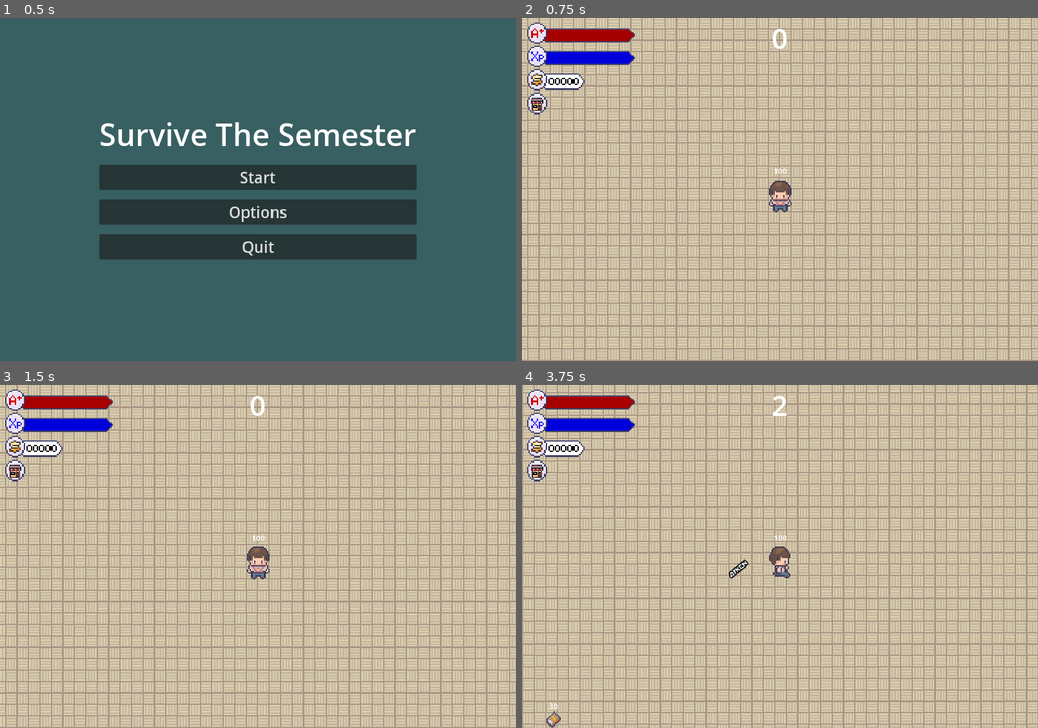
Above: before the commit, frames 1-4 (two rows, left to right).
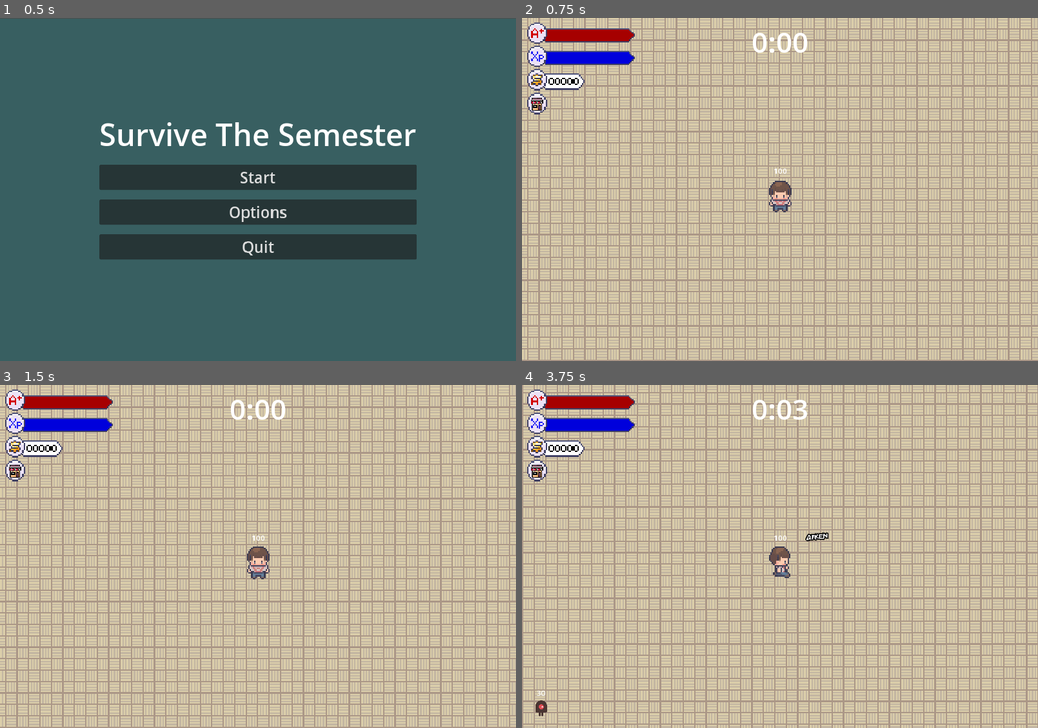
Above: after the commit, the same moments.

Repository: LimZiJia/SurviveTheSemester
Game: Godot game, scene res://gui/start_screen.tscn
Two runs of this game, one before a commit and one after it. Both use one fixed random seed, a clock stepped at 60 frames per second and the inputs below.
Inputs (mouse positions are in pixels of both pictures, inside the frame that each line leads up to):
- Up to frame 1 (0.5 s): no input
- Up to frame 2 (0.75 s): click "Start" at 0.5 s
- Up to frame 3 (1.5 s): click (15, 470) at 1.25 s
- Up to frame 4 (3.75 s): tap Enter at 2 s; move the mouse to (893, 539) at 2.02 s; hold D (move_right) 2.03-2.78 s; tap Space (attack) at 2.1, 2.85, 3.6 s; move the mouse to (676, 573) at 2.77 s; hold S (move_down) 2.78-3.53 s; move the mouse to (831, 481) at 3.52 s; hold D (move_right) from 3.53 s (still down)

Frame 1 is identical in both runs. In frame 2, 0.3% of the frame differs, in the area x 44-56%, y 3-11%; in frame 3, 0.3%; in frame 4, 0.7%, in the area x 2-60%, y 3-100%.

Commit message:
Decoupled timer and wave manager
1) Abstracted the timer into a new scene of its own.
2) Improved wave manager such that the main game is not doing any useless function calling.
3) Separated the ui for timer into its own scene from the HUD

Diff:
--- a/controllers/wave_controller.tscn
+++ /dev/null
@@ -1,11 +0,0 @@
-[gd_scene load_steps=2 format=3 uid="uid://bcwsdtfx72kd0"]
-
-[ext_resource type="Script" path="res://controllers/wave_controller.gd" id="1_r34js"]
-
-[node name="WaveController" type="Node2D"]
-script = ExtResource("1_r34js")
-
-[node name="WaveTimer" type="Timer" parent="."]
-one_shot = true
-
-[connection signal="timeout" from="WaveTimer" to="." method="start_wave"]
--- a/gui/hud.gd
+++ b/gui/hud.gd
@@ -1,20 +1,9 @@
 extends CanvasLayer
-
-signal start_game
-
-var score:int = 0:
-	set = set_score
 
 @onready var blood = $Blood
 @onready var statuses = $Statuses
-@onready var score_label = $ScoreLabel
 
 
 func update_health(frac_cur_health: float) -> void:
 	blood.update_health(frac_cur_health)
 	statuses.update_health(frac_cur_health)
-
-
-func set_score(value: int) -> void:
-	score_label.text = str(value)
-	score = value
--- a/gui/hud.tscn
+++ b/gui/hud.tscn
@@ -11,15 +11,3 @@
 
 [node name="Statuses" parent="." instance=ExtResource("3_4qhob")]
 position = Vector2(126, 34)
-
-[node name="ScoreLabel" type="Label" parent="."]
-anchors_preset = 5
-anchor_left = 0.5
-anchor_right = 0.5
-offset_left = -540.0
-offset_right = 540.0
-offset_bottom = 40.0
-grow_horizontal = 2
-theme_override_font_sizes/font_size = 60
-text = "0"
-horizontal_alignment = 1
--- /dev/null
+++ b/scenes/manager/time_manager.gd
@@ -0,0 +1,12 @@
+extends Node
+
+var seconds := 0.0
+
+
+func _process(delta: float):
+	seconds += delta
+
+
+# Returns the time elapsed in seconds
+func get_time_elapsed() -> float:
+	return seconds
--- /dev/null
+++ b/scenes/manager/time_manager.tscn
@@ -0,0 +1,6 @@
+[gd_scene load_steps=2 format=3 uid="uid://cy8v4dsyl3rsr"]
+
+[ext_resource type="Script" path="res://scenes/manager/time_manager.gd" id="1_hp7q1"]
+
+[node name="TimeManager" type="Node"]
+script = ExtResource("1_hp7q1")
--- a/controllers/wave_controller.gd
+++ b/scenes/manager/wave_manager.gd
@@ -1,4 +1,3 @@
-class_name WaveController
 extends Node2D
 
 @export var mob_scenes: Array[PackedScene] = [
@@ -9,13 +8,12 @@
 	preload("res://characters/enemies/book/book.tscn")
 ]
 
-@export var mob_spawn_location: PathFollow2D
+@export var time_manager: Node
 
 enum {BOOK, MOB, INTERMEDIATE_BOOK, INTERMEDIATE_MOB, BOSS_BOOK}
 
 var wave_mobs: Array
 var introduction_rounds: Dictionary
-var score:int = 0
 
 # Flags for if intermediate/boss mobs have been introduced
 var intermediate_wave:bool = false
@@ -30,6 +28,7 @@
 var prev_increase:int = 0
 
 @onready var wave_timer := $WaveTimer as Timer
+@onready var mob_spawn_location := %MobSpawnLocation as PathFollow2D
 
 func _ready() -> void:
 	randomize()
@@ -39,18 +38,24 @@
 	wave_mobs = temp["mob"]
 	introduction_rounds = temp["introduction_rounds"]
 
+	start_wave()
+
 
 func _process(_delta: float) -> void:
+	if time_manager == null:
+		return
+	var time = int(time_manager.get_time_elapsed())
+
 	# Should not change the probabilities until the first intermediate wave/ boss wave
 	if (not intermediate_wave):
-		prev_increase = score
+		prev_increase = time
 
 	# First catch is for if the boss wave has occured
-	if (boss_wave and score - prev_increase >= 20 and \
-			score >= introduction_rounds["boss"]["score"] + \
+	if (boss_wave and time - prev_increase >= 20 and \
+			time >= introduction_rounds["boss"]["score"] + \
 						introduction_rounds["boss"]["cooldown"]):
 		print("Boss chance increase")
-		prev_increase = score
+		prev_increase = time
 		if (p_easy == 0.0):
 			p_boss = clampf(p_boss + 0.05, 0.0, 1.0)
 			p_intermediate = clampf(p_intermediate - 0.05, 0.0, 1.0)
@@ -62,34 +67,30 @@
 		print(p_boss)
 
 	# Second catch is for if the intermediate wave has occurred, but not the boss wave
-	elif (intermediate_wave and score - prev_increase >= 20 and not boss_wave \
-			and score >= introduction_rounds["intermediate"]["score"] + \
+	elif (intermediate_wave and time - prev_increase >= 20 and not boss_wave \
+			and time >= introduction_rounds["intermediate"]["score"] + \
 							introduction_rounds["intermediate"]["cooldown"]):
 		print("Intermediate chance increase")
-		prev_increase = score
+		prev_increase = time
 		p_intermediate = clampf(p_intermediate + 0.05, 0.0, 1.0)
 		p_easy = clampf(p_easy - 0.05, 0.0, 1.0)
 		print(p_easy)
 		print(p_intermediate)
 		print(p_boss)
 
-
-func start() -> void:
-	start_wave()
-
-
-func stop() -> void:
-	wave_timer.stop()
 
 func start_wave() -> void:
 	# Ensuring no errors
 	if not mob_spawn_location:
 		return
+	if time_manager == null:
+		return
+	var time = int(time_manager.get_time_elapsed())
 
 	# Special waves (want to introduce intermediate/hard mobs at set score)
 	# Intermediate special wave
 	if (not intermediate_wave and \
-	score >= introduction_rounds["intermediate"]["score"]):
+	time >= introduction_rounds["intermediate"]["score"]):
 		print("Intermediate special wave")
 		intermediate_wave = true
 
@@ -106,7 +107,7 @@
 		p_easy = 0.75
 	# Boss special wave
 	elif (not boss_wave and \
-	score >= introduction_rounds["boss"]["score"]):
+	time >= introduction_rounds["boss"]["score"]):
 		print("Boss special wave")
 		boss_wave = true
 		var count:int = wave_mobs[4]["count"]
--- /dev/null
+++ b/scenes/manager/wave_manager.tscn
@@ -0,0 +1,24 @@
+[gd_scene load_steps=3 format=3 uid="uid://mmdip1bknuio"]
+
+[ext_resource type="Script" path="res://scenes/manager/wave_manager.gd" id="1_r34js"]
+
+[sub_resource type="Curve2D" id="Curve2D_t6yti"]
+_data = {
+"points": PackedVector2Array(0, 0, 0, 0, -1160, -680, 0, 0, 0, 0, 1160, -680, 0, 0, 0, 0, 1160, 680, 0, 0, 0, 0, -1160, 680, 0, 0, 0, 0, -1160, -680)
+}
+point_count = 5
+
+[node name="WaveManager" type="Node2D"]
+script = ExtResource("1_r34js")
+
+[node name="WaveTimer" type="Timer" parent="."]
+one_shot = true
+
+[node name="MobPath" type="Path2D" parent="."]
+curve = SubResource("Curve2D_t6yti")
+
+[node name="MobSpawnLocation" type="PathFollow2D" parent="MobPath"]
+unique_name_in_owner = true
+position = Vector2(-1160, -680)
+
+[connection signal="timeout" from="WaveTimer" to="." method="start_wave"]
--- /dev/null
+++ b/scenes/ui/time_ui.gd
@@ -0,0 +1,23 @@
+extends CanvasLayer
+
+@export var time_manager: Node
+
+@onready var label = %Label
+
+func _process(_delta: float) -> void:
+	if time_manager == null:
+		return
+
+	var time_elapsed = time_manager.get_time_elapsed()
+	label.text = format_seconds_to_string(time_elapsed)
+
+
+
+func format_seconds_to_string(seconds: float) -> String:
+	var hours = floor(seconds / 3600)
+	var minutes = floor(int(seconds / 60) % 60)
+	var remaining_seconds = floor(int(seconds) % 60)
+	if hours == 0:
+		return "%d:%02d" % [minutes, remaining_seconds]
+	else:
+		return "%d:%02d:%02d" % [hours, minutes, remaining_seconds]
--- /dev/null
+++ b/scenes/ui/time_ui.tscn
@@ -0,0 +1,22 @@
+[gd_scene load_steps=2 format=3 uid="uid://be2bld7i1k33f"]
+
+[ext_resource type="Script" path="res://scenes/ui/time_ui.gd" id="1_0nj4e"]
+
+[node name="TimeUI" type="CanvasLayer"]
+script = ExtResource("1_0nj4e")
+
+[node name="MarginContainer" type="MarginContainer" parent="."]
+anchors_preset = 15
+anchor_right = 1.0
+anchor_bottom = 1.0
+grow_horizontal = 2
+grow_vertical = 2
+mouse_filter = 2
+theme_override_constants/margin_top = 8
+
+[node name="Label" type="Label" parent="MarginContainer"]
+unique_name_in_owner = true
+layout_mode = 2
+size_flags_horizontal = 4
+size_flags_vertical = 0
+theme_override_font_sizes/font_size = 60
--- a/world/world.gd
+++ b/world/world.gd
@@ -3,21 +3,13 @@
 @export var pause_menu_scene: PackedScene
 @export var end_screen_scene: PackedScene
 
-var score := 0
-
 @onready var player := %Player as Player
 @onready var hud := $HUD as CanvasLayer
-@onready var wave_controller := $WaveController as Node2D
-@onready var score_timer := $ScoreTimer as Timer
+@onready var wave_manager := $WaveManager as Node2D
 
 func _ready() -> void:
-	player.dead.connect(_on_player_dead)
+	player.dead.connect(on_player_dead)
 	player.damaged.connect(hud.update_health)
-
-	await(get_tree().create_timer(1.0).timeout)
-
-	wave_controller.start()
-	score_timer.start()
 
 
 func _input(event: InputEvent) -> void:
@@ -26,15 +18,6 @@
 		add_child(pause_menu_instance)
 
 
-func _on_player_dead() -> void:
-	wave_controller.stop()
-	score_timer.stop()
-
+func on_player_dead() -> void:
 	var end_screen_instance = end_screen_scene.instantiate()
 	add_child(end_screen_instance)
-
-
-func _on_score_timer_timeout() -> void:
-	score += 1
-	$HUD.score = score
-	$WaveController.score = score
--- a/world/world.tscn
+++ b/world/world.tscn
@@ -1,19 +1,15 @@
-[gd_scene load_steps=14 format=3 uid="uid://cbv56yigbaa4t"]
+[gd_scene load_steps=15 format=3 uid="uid://c61k34uev7v63"]
 
 [ext_resource type="PackedScene" uid="uid://chn5fa71gf33t" path="res://characters/player/player.tscn" id="1_63u67"]
 [ext_resource type="Script" path="res://world/world.gd" id="1_icddk"]
 [ext_resource type="PackedScene" uid="uid://dm1nq70ovhvxu" path="res://gui/hud.tscn" id="3_cdudp"]
 [ext_resource type="Texture2D" uid="uid://si4gd7mdq6xp" path="res://assets/floors.png" id="3_diow0"]
-[ext_resource type="PackedScene" uid="uid://bcwsdtfx72kd0" path="res://controllers/wave_controller.tscn" id="3_mnirc"]
+[ext_resource type="PackedScene" uid="uid://mmdip1bknuio" path="res://scenes/manager/wave_manager.tscn" id="3_mnirc"]
 [ext_resource type="PackedScene" uid="uid://dxwuibyvb8ge2" path="res://gui/end_screen.tscn" id="3_o411v"]
+[ext_resource type="PackedScene" uid="uid://be2bld7i1k33f" path="res://scenes/ui/time_ui.tscn" id="5_18yls"]
 [ext_resource type="PackedScene" uid="uid://dhp515vfrcvt6" path="res://gui/pause_menu.tscn" id="6_7j38u"]
+[ext_resource type="PackedScene" uid="uid://cy8v4dsyl3rsr" path="res://scenes/manager/time_manager.tscn" id="7_fb4dk"]
 [ext_resource type="Texture2D" uid="uid://cnriifkwxrxma" path="res://assets/3d_walls.png" id="8_j0ykl"]
-
-[sub_resource type="Curve2D" id="Curve2D_u2oqr"]
-_data = {
-"points": PackedVector2Array(0, 0, 0, 0, -1160, -680, 0, 0, 0, 0, 1160, -680, 0, 0, 0, 0, 1160, 680, 0, 0, 0, 0, -1160, 680, 0, 0, 0, 0, -1160, -680)
-}
-point_count = 5
 
 [sub_resource type="TileMapPattern" id="TileMapPattern_3u73y"]
 tile_data = PackedInt32Array(0, 1245185, 16, 65536, 1245185, 17)
@@ -136,16 +132,13 @@
 
 [node name="HUD" parent="." instance=ExtResource("3_cdudp")]
 
-[node name="WaveController" parent="." node_paths=PackedStringArray("mob_spawn_location") instance=ExtResource("3_mnirc")]
-mob_spawn_location = NodePath("../MobPath/MobSpawnLocation")
+[node name="TimeUI" parent="." node_paths=PackedStringArray("time_manager") instance=ExtResource("5_18yls")]
+time_manager = NodePath("../TimeManager")
 
-[node name="MobPath" type="Path2D" parent="."]
-curve = SubResource("Curve2D_u2oqr")
+[node name="WaveManager" parent="." node_paths=PackedStringArray("time_manager") instance=ExtResource("3_mnirc")]
+time_manager = NodePath("../TimeManager")
 
-[node name="MobSpawnLocation" type="PathFollow2D" parent="MobPath"]
-position = Vector2(-1160, -680)
-
-[node name="ScoreTimer" type="Timer" parent="."]
+[node name="TimeManager" parent="." instance=ExtResource("7_fb4dk")]
 
 [node name="TileMap" type="TileMap" parent="."]
 tile_set = SubResource("TileSet_qe4pv")
@@ -167,5 +160,3 @@
 
 [node name="RemoteTransform2D" type="RemoteTransform2D" parent="Entities/Player"]
 remote_path = NodePath("../../../Camera2D")
-
-[connection signal="timeout" from="ScoreTimer" to="." method="_on_score_timer_timeout"]
